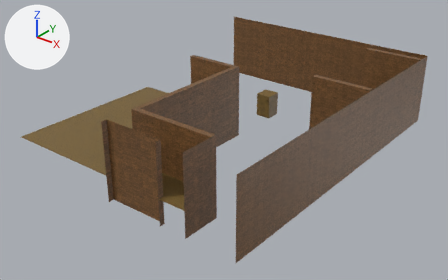
Renders of the glTF model MyProject/BaseFramework/Data/Textures/3DTexture/Map/DungenMap/Dungen2/Part0.gltf from each side of a commit.
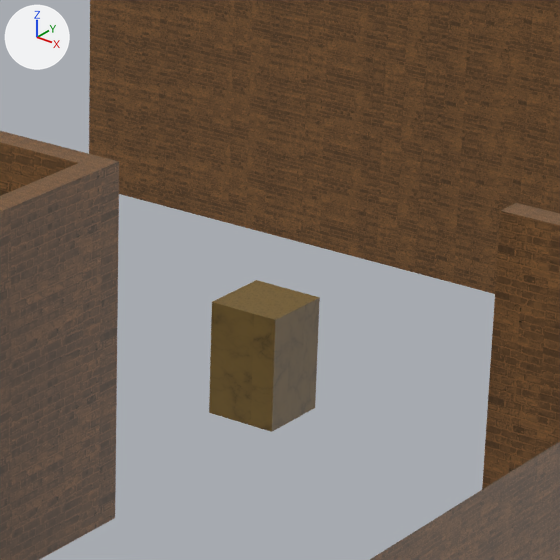
There are two pictures of each version: one whole from a 50 mm camera at (88.3, -54.1, 51.4) aimed at (23.5, 26.8, 1.2), one close up on the part from 48% to 72% of the width and 13% to 51% of the height. The axes (+X, +Y, +Z) are drawn at upper left. The lights are the same throughout. Vertices at the same position are counted once.

Names of what the first close-up shows: 'map'.
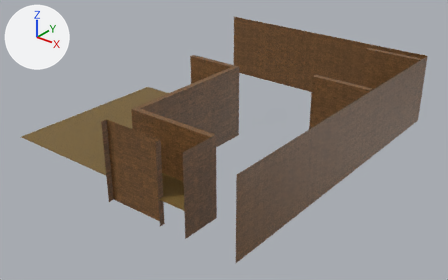
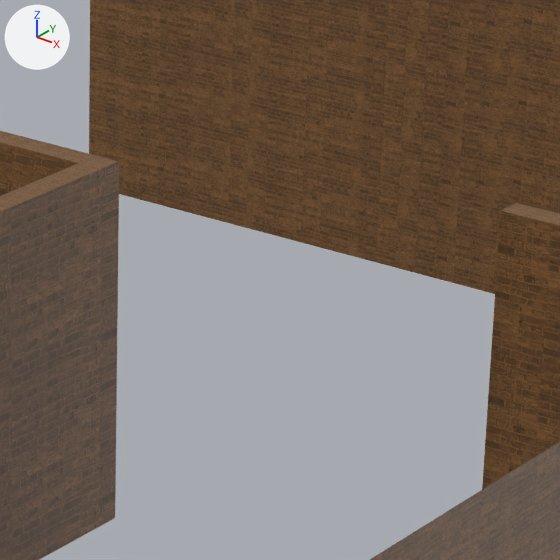
Changed parts and their boxes (x1, y1, x2, y2) in the close-ups (560 x 560 px):
part 1 of me_plane, deleted (brown)
    before: (209, 280, 320, 432)

The change in detail:
me_plane has 1692 vertices, 2754 faces and spans x -0.3..47.0, y 0.0..60.4, z 0.0..13.9.
me_plane is used by ob_map; location (0.0, 0.0, 0.0).
me_plane part 1: the loose piece of 28 vertices spanning x 19.8..22.8, y 42.3..45.3, z 0.0..4.7 is deleted.
